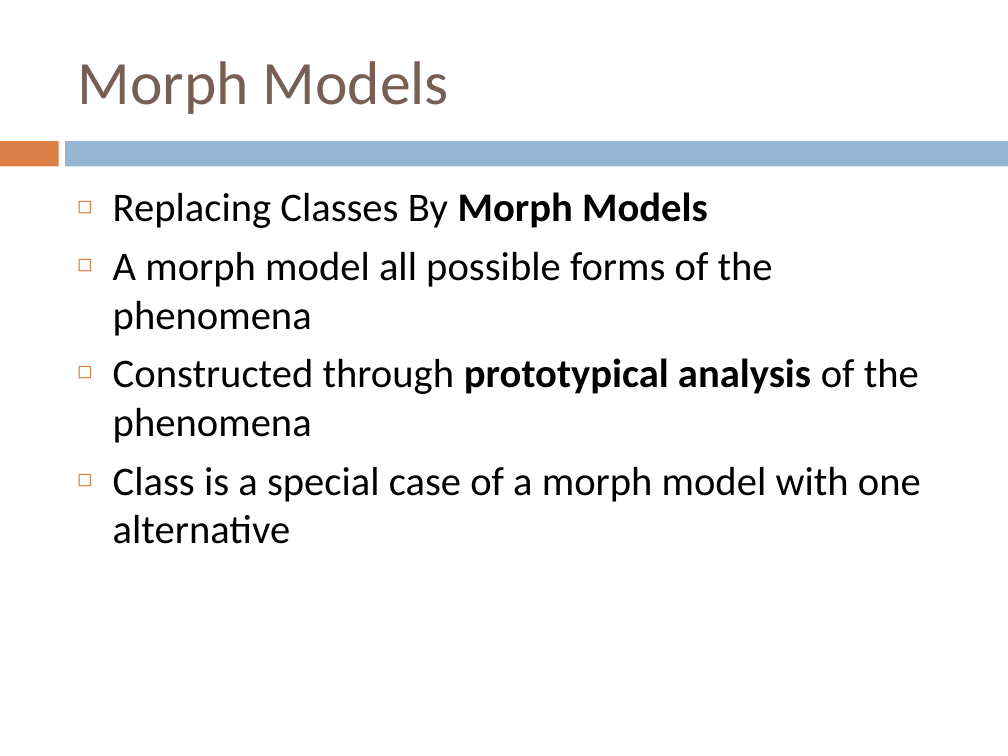
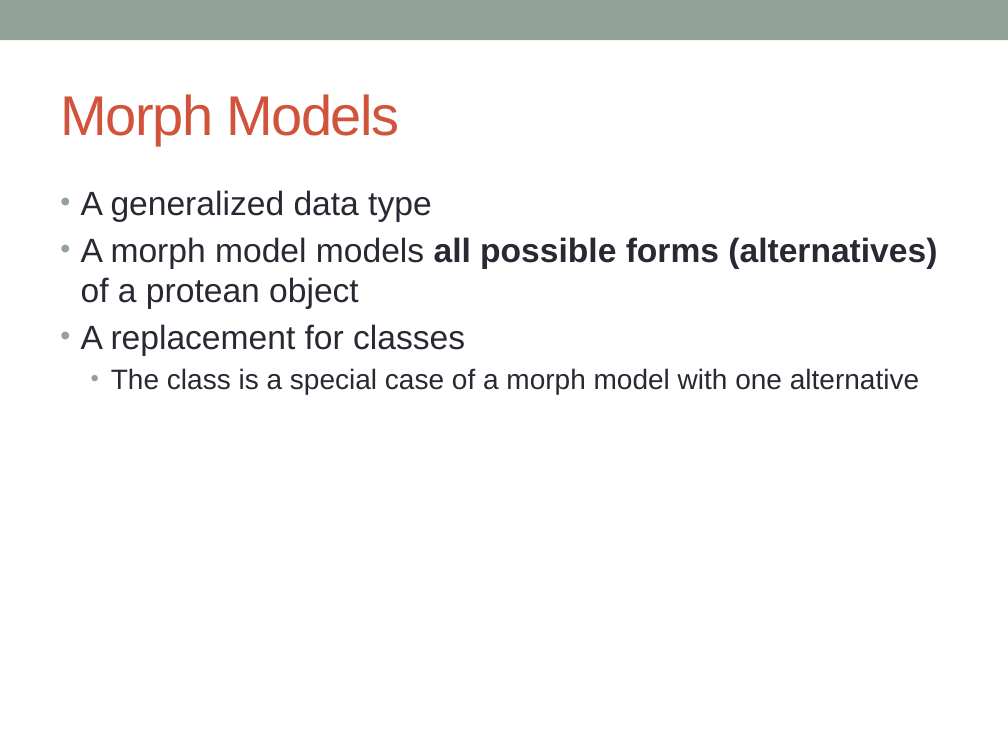
Before and after one commit to zslajchrt/morpheus, a slide deck: slide 11 of src/main/doc/thesis/mala/MalaObhajoba.pptx. Drawn at 1008x756 pixels with LibreOffice and Linux fonts; fonts in the diff are those of the drawing. Boxes give left, top, right and bottom in pixels: in the first picture for what was removed or moved away, otherwise in the second. Text is boxed around its words. In the diff, an @@ line names an element or a change of style, - is before the commit and + after.

```diff
--- a/src/main/doc/thesis/mala/MalaObhajoba.pptx
+++ b/src/main/doc/thesis/mala/MalaObhajoba.pptx
@@ rectangle added at box(0, 0, 1008, 40), fill #93A299 @@
@@ title "Morph Models": place and size @@
-title "Morph Models" at box(77, 61, 449, 114)
+title "Morph Models" at box(60, 94, 399, 145)
@@ title "Morph Models" at box(60, 94, 399, 145): size 44 to 40 pt, font Calibri to Arial, text colour #775F55 to #D2533C, letter spacing 0 to -1 pt @@
@@ rectangle removed at box(0, 141, 58, 166) @@
@@ rectangle removed at box(66, 141, 1008, 166) @@
@@ text at box(81, 190, 937, 394): text changed; size 29 to 24 pt; font Calibri to Arial; text colour #000000 to #292934 @@
-◻ Replacing Classes By Morph Models
-◻ A morph model all possible forms of the phenomena
-◻ Constructed through prototypical analysis of the phenomena
-◻ Class is a special case of a morph model with one alternative
+• A generalized data type
+• A morph model models all possible forms (alternatives) of a protean object
+• A replacement for classes
+  • The class is a special case of a morph model with one alternative
```
Also in this commit, not shown: 14 other slides changed, 4 slides added, 3 slides removed.
